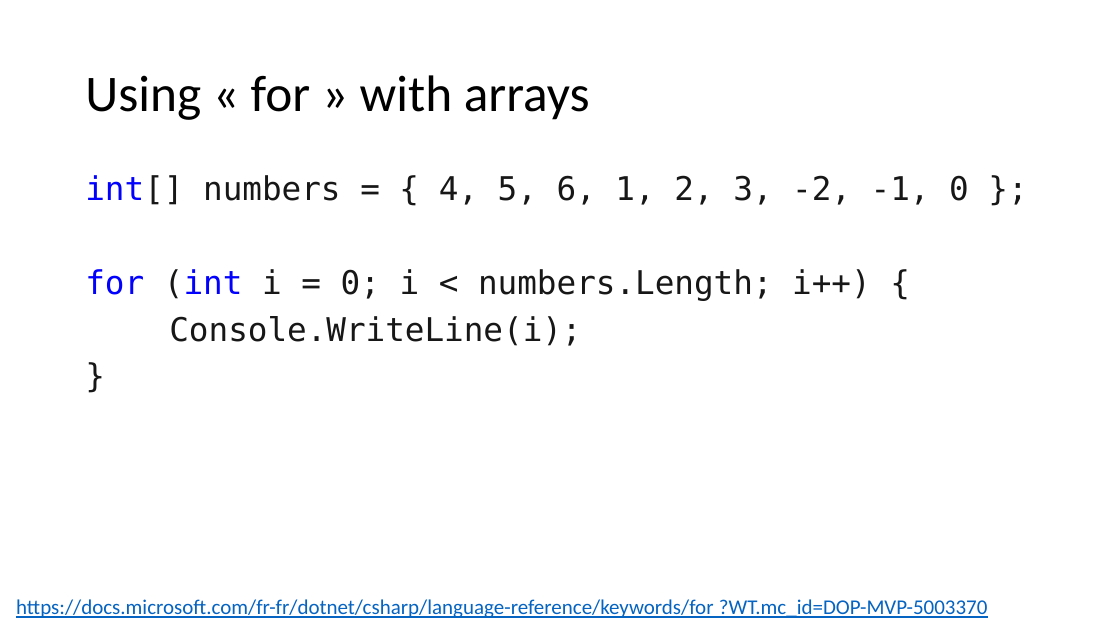
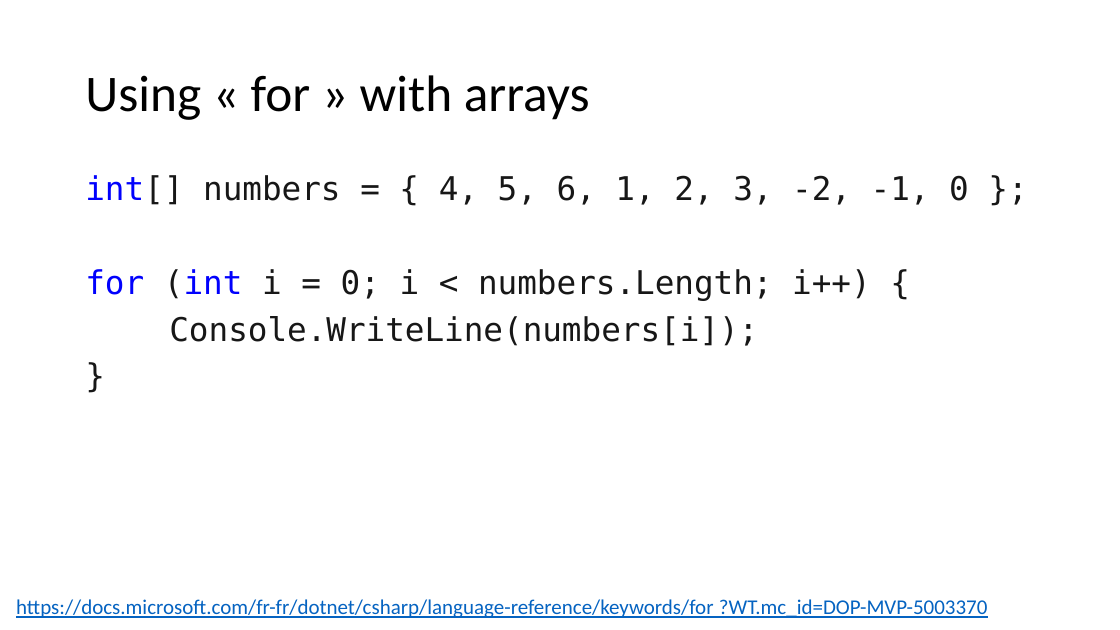
Before and after one commit to guillaume-chervet/course.dotnet, a slide deck: slide 66 of documentations/dotnet6.pptx. Drawn at 1120x630 pixels with LibreOffice and Linux fonts; fonts in the diff are those of the drawing. Boxes give left, top, right and bottom in pixels: in the first picture for what was removed or moved away, otherwise in the second. Text is boxed around its words. In the diff, an @@ line names an element or a change of style, - is before the commit and + after.

Commit message:
update

```diff
--- a/documentations/dotnet6.pptx
+++ b/documentations/dotnet6.pptx
@@ text at (169,316,758,346): text changed @@
-Console.WriteLine(i);
+Console.WriteLine(numbers[i]);
```
Also in this commit, not shown: 2 other slides changed.
